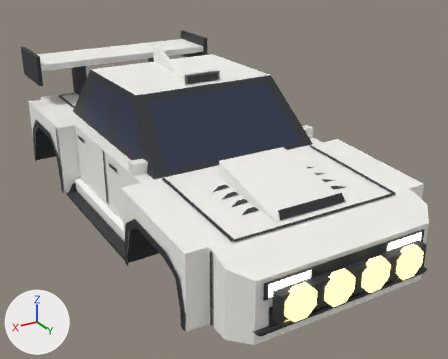
Two versions of the glTF model assets/meshes/hayate/Hayate.glb, one commit apart.
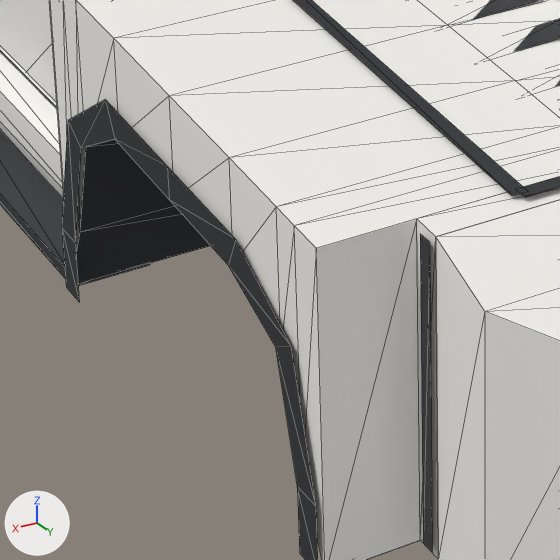
The first picture shows the older version from a 50 mm camera at (8.12, 15.17, 6.57) aimed at (-0.35, 1.04, -0.49). The close-ups show the older and then the newer version on the part from 24% to 54% of the width and 54% to 91% of the height of that picture. Only the edits that show in the close-ups are written down. Lighting does not change. The marker at lower left points along +X, +Y and +Z. The close-ups show mesh edges as thin lines.

The first close-up shows 'ArchLip_FR', 'BumperFront', 'Door_FR', 'Fender_FR', 'Hood', 'Ink_BumpF_R', 'Ink_Hood', 'Opt_Hood_Scoop_HoodVents', 'Opt_Skirts_Blade_AccSideBlade_R', 'Opt_Skirts_Side_AccSkirt_R', 'Underbody' and 1 more.
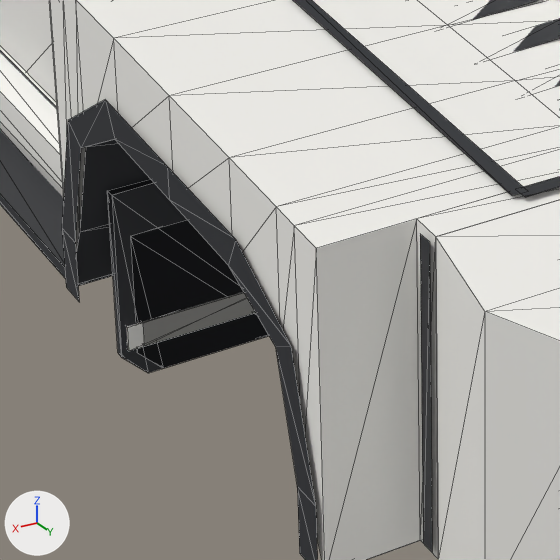
Diff of the bpy script that builds the scene:
```diff
--- a/assets/meshes/hayate/Hayate.glb.py
+++ b/assets/meshes/hayate/Hayate.glb.py
@@ me_opt_mudflaps_rally_accmudflapsband @@
+me_opt_mudflaps_rally_accmudflapsband.from_pydata(...)  # a box spanning x 2.14..3.02, y 2.7..2.8, z -1.75..-1.59; a box spanning x -3.02..-2.14, y 2.7..2.8, z -1.75..-1.59; a box spanning x 2.14..3.02, y -5.4..-5.3, z -1.75..-1.59; a box spanning x -3.02..-2.14, y -5.4..-5.3, z -1.75..-1.59
+me_opt_mudflaps_rally_accmudflapsband.materials.append(mat_body)  # white #f7f6f1
@@ me_opt_mudflaps_rally_accmudflaps @@
+me_opt_mudflaps_rally_accmudflaps.from_pydata(...)  # 40 vertices, 64 faces; spans x -3.06..3.06, y -5.38..2.78, z -1.95..-1.0
+me_opt_mudflaps_rally_accmudflaps.materials.append(mat_trim)  # dark grey #2f3035
@@ me_opt_mudflaps_long_accmudflapslongband @@
+me_opt_mudflaps_long_accmudflapslongband.from_pydata(...)  # a box spanning x 2.04..3.12, y 2.7..2.8, z -1.75..-1.59; a box spanning x -3.12..-2.04, y 2.7..2.8, z -1.75..-1.59; a box spanning x 2.04..3.12, y -5.4..-5.3, z -1.75..-1.59; a box spanning x -3.12..-2.04, y -5.4..-5.3, z -1.75..-1.59
+me_opt_mudflaps_long_accmudflapslongband.materials.append(mat_body)  # white #f7f6f1
@@ me_opt_mudflaps_long_accmudflapslong @@
+me_opt_mudflaps_long_accmudflapslong.from_pydata(...)  # 40 vertices, 64 faces; spans x -3.16..3.16, y -5.38..2.78, z -1.95..-0.7
+me_opt_mudflaps_long_accmudflapslong.materials.append(mat_trim)  # dark grey #2f3035
@@ ob_opt_mudflaps_rally_accmudflapsband @@
+ob_opt_mudflaps_rally_accmudflapsband = bpy.data.objects.new('Opt_Mudflaps_Rally_AccMudflapsBand', me_opt_mudflaps_rally_accmudflapsband)
+ob_opt_mudflaps_rally_accmudflapsband.location = (0.0, 0.0, 0.0)
@@ ob_opt_mudflaps_rally_accmudflaps @@
+ob_opt_mudflaps_rally_accmudflaps = bpy.data.objects.new('Opt_Mudflaps_Rally_AccMudflaps', me_opt_mudflaps_rally_accmudflaps)
+ob_opt_mudflaps_rally_accmudflaps.location = (0.0, 0.0, 0.0)
@@ ob_opt_mudflaps_long_accmudflapslongband @@
+ob_opt_mudflaps_long_accmudflapslongband = bpy.data.objects.new('Opt_Mudflaps_Long_AccMudflapsLongBand', me_opt_mudflaps_long_accmudflapslongband)
+ob_opt_mudflaps_long_accmudflapslongband.location = (0.0, 0.0, 0.0)
@@ ob_opt_mudflaps_long_accmudflapslong @@
+ob_opt_mudflaps_long_accmudflapslong = bpy.data.objects.new('Opt_Mudflaps_Long_AccMudflapsLong', me_opt_mudflaps_long_accmudflapslong)
+ob_opt_mudflaps_long_accmudflapslong.location = (0.0, 0.0, 0.0)
```

Pixel boxes [x1, y1, x2, y2] of what changed, in the close-ups (560 x 560 px):
'Opt_Mudflaps_Long_AccMudflapsLong', added
    after: [108, 180, 269, 373]
'Opt_Mudflaps_Rally_AccMudflaps', added
    after: [130, 221, 268, 368]
'Opt_Mudflaps_Rally_AccMudflapsBand', added
    after: [142, 292, 255, 345]
'Opt_Mudflaps_Long_AccMudflapsLongBand', added
    after: [126, 293, 256, 351]
